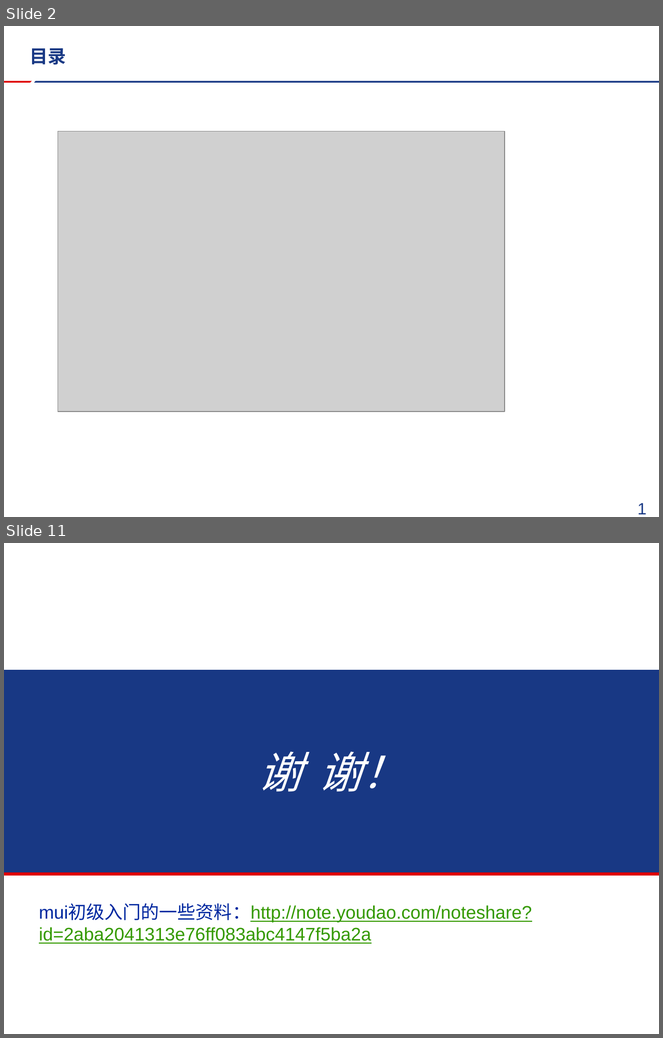
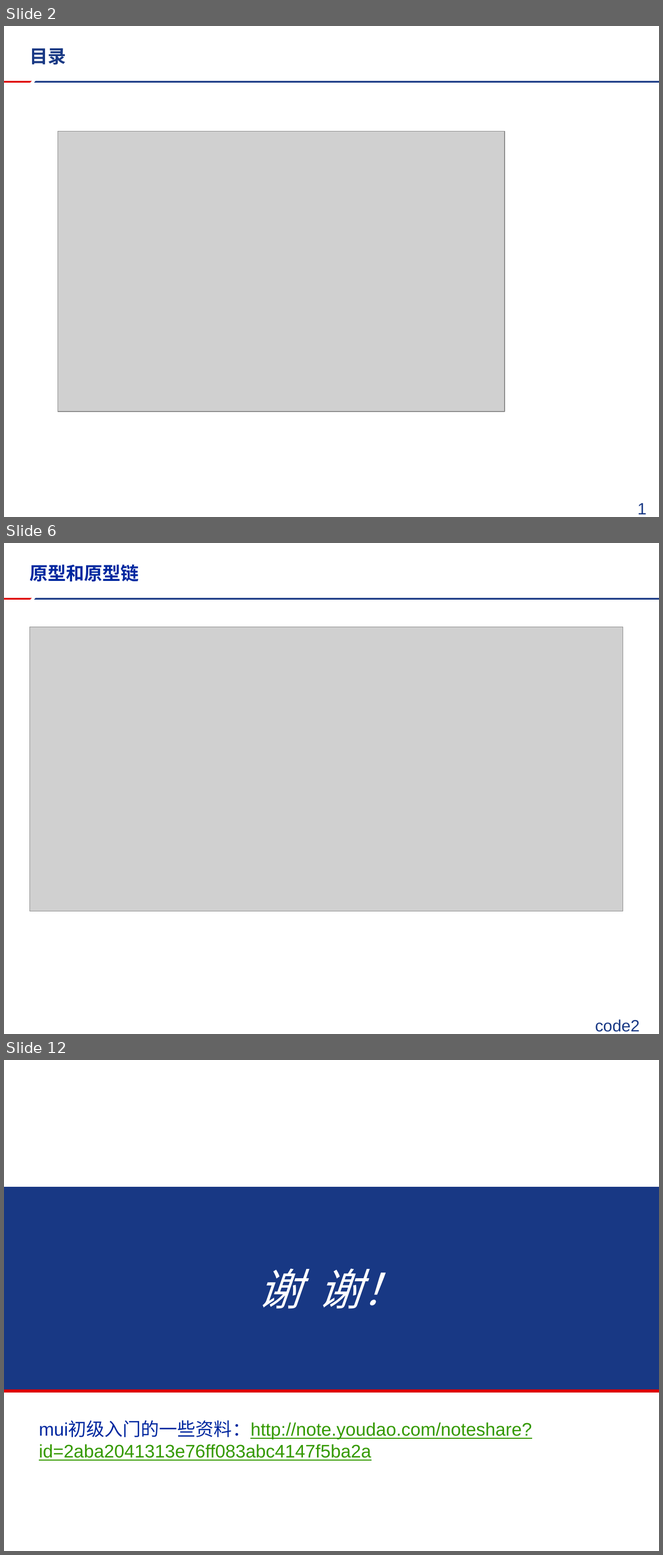
Before and after one commit to FireSmallPanda/swdt, a slide deck: javascript技术分享/mui以及推送分享.pptx. Shown one above the other, each under a label of ours: slides 2 and 11 before the commit, slides 2, 6 and 12 after it; the slides between them are not shown. The pictures are 663x1038 and 663x1555 pixels, drawn with LibreOffice and Linux fonts; fonts in the diff are those of the drawing; grey boxes stand for pictures; background and template pictures are left out. Boxes give left, top, right and bottom in pixels: in the first picture for what was removed or moved away, otherwise in the second. Text is boxed around its words. In the diff, an @@ line names an element or a change of style, - is before the commit and + after.

```diff
--- a/javascript技术分享/mui以及推送分享.pptx
+++ b/javascript技术分享/mui以及推送分享.pptx
@@ slide 6 added at <box>4,543,659,1034</box>, background #FFFFFF; not listed: 2 template elements that a slide beside it also shows @@
@@ title added at <box>30,564,139,581</box>, 20 pt, text #00279F, bold @@
+原型和原型链
@@ picture added at <box>29,627,622,911</box> @@
@@ text added at <box>595,1020,640,1032</box>, 18 pt, text #183884 @@
+code2
@@ what was slide 11 is now slide 12 @@
```
Also in this commit, not shown: 2 slides changed, 6 other slides added, 6 slides removed, 1 other file.
